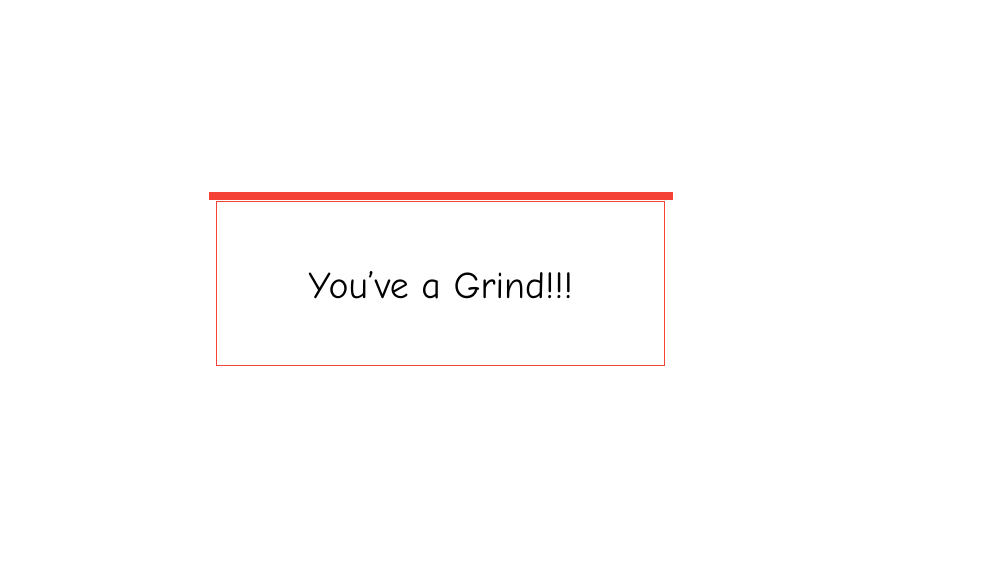
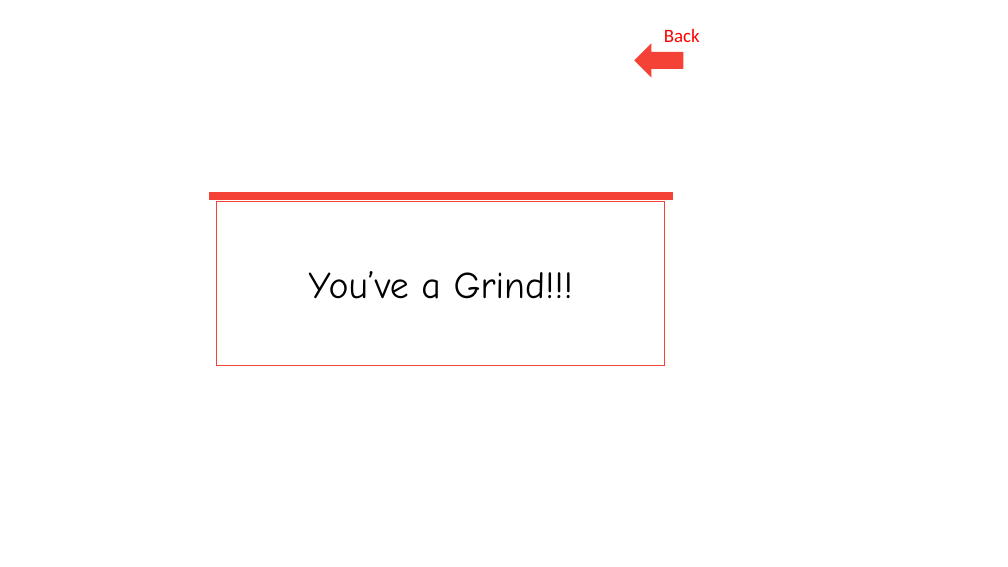
Before and after one commit to Adamoc14/TutorTinder, a slide deck: slide 4 of src/tindertutor/Assets/Symbols [Autosaved].pptx. Drawn at 1008x567 pixels with LibreOffice and Linux fonts; fonts in the diff are those of the drawing. Boxes give left, top, right and bottom in pixels: in the first picture for what was removed or moved away, otherwise in the second. Text is boxed around its words. In the diff, an @@ line names an element or a change of style, - is before the commit and + after.

```diff
--- a/src/tindertutor/Assets/Symbols [Autosaved].pptx
+++ b/src/tindertutor/Assets/Symbols [Autosaved].pptx
@@ text added at (664, 29, 700, 42), 18 pt, text #FF0000 @@
+Back
@@ left arrow added at (634, 43, 684, 77), fill #F44336 @@
```
Also in this commit, not shown: 18 other files.
